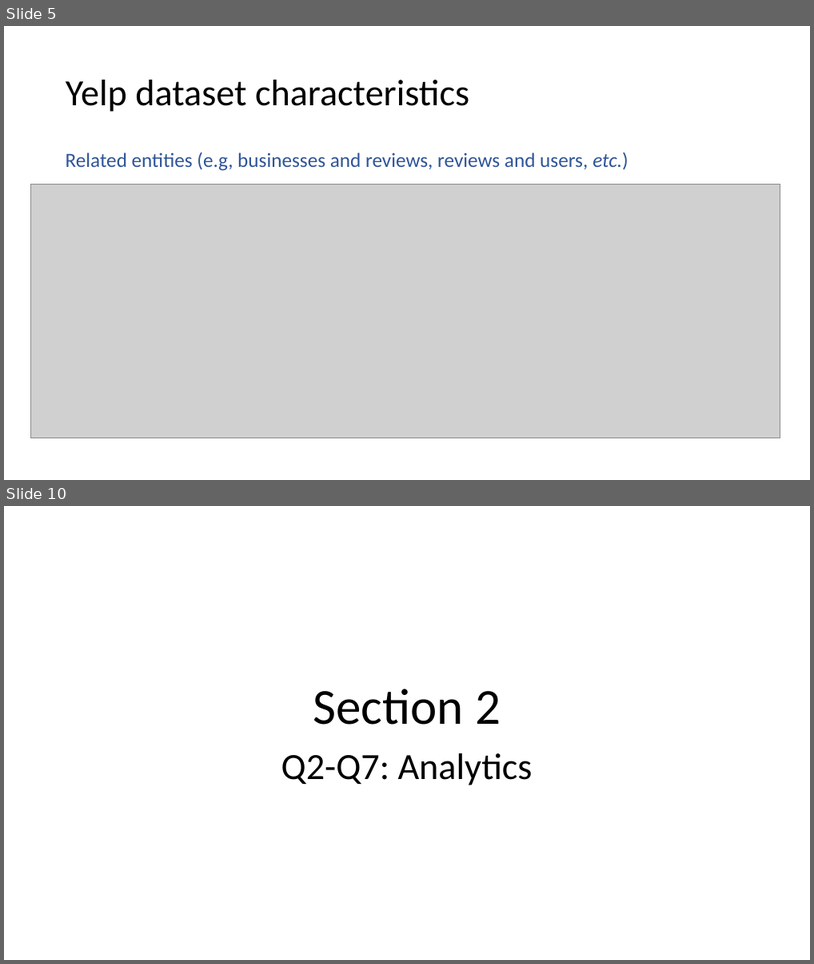
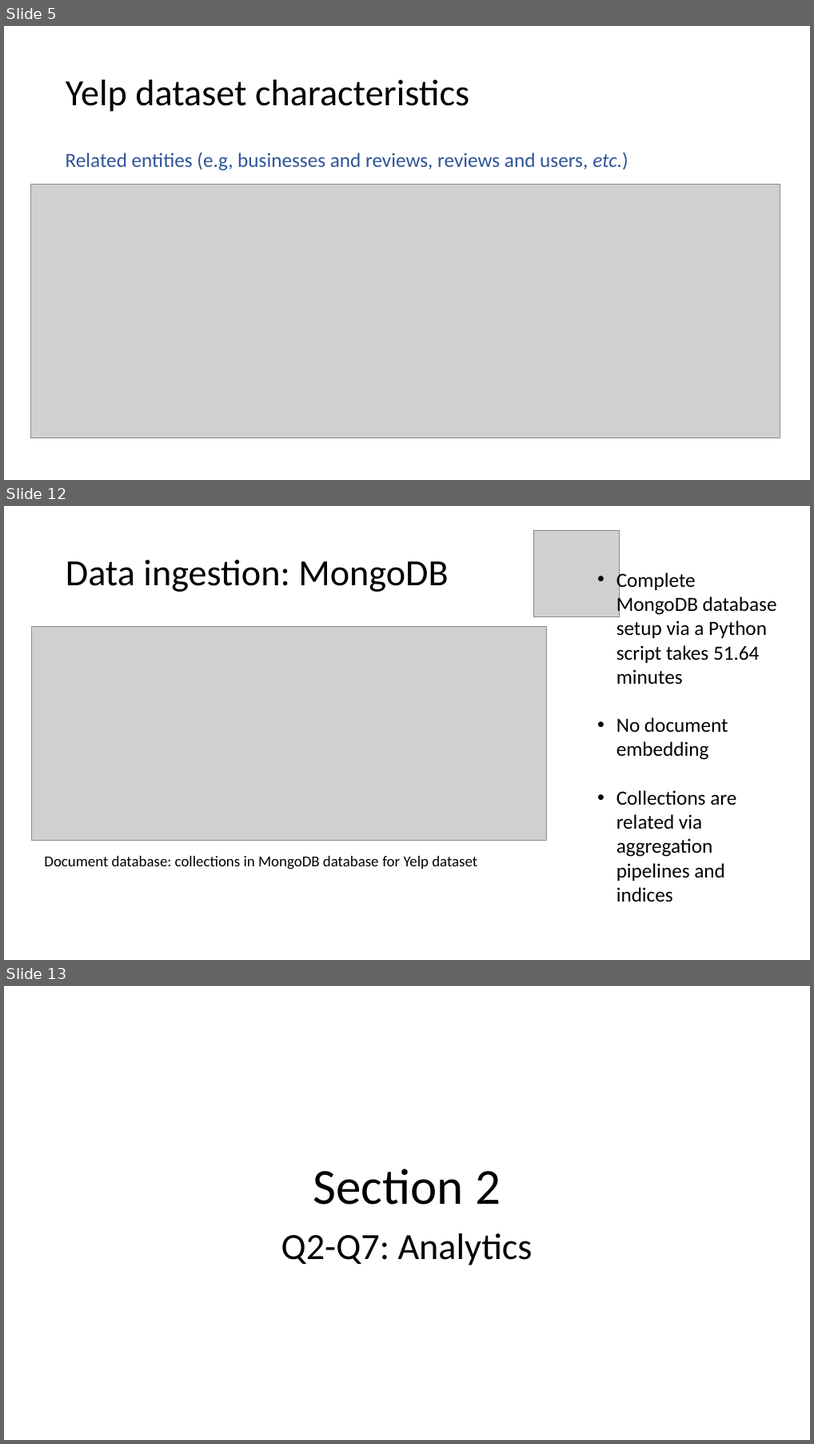
Before and after one commit to stepan-o/lift, a slide deck: presentations/Yelp_dataset_results.pptx. Shown one above the other, each under a label of ours: slides 5 and 10 before the commit, slides 5, 12 and 13 after it; the slides between them are not shown. The pictures are 814x964 and 814x1444 pixels, drawn with LibreOffice and Linux fonts; fonts in the diff are those of the drawing; grey boxes stand for pictures. Boxes give left, top, right and bottom in pixels: in the first picture for what was removed or moved away, otherwise in the second. Text is boxed around its words. In the diff, an @@ line names an element or a change of style, - is before the commit and + after.

```diff
--- a/presentations/Yelp_dataset_results.pptx
+++ b/presentations/Yelp_dataset_results.pptx
@@ slide 12 added at <box>4,506,810,960</box>, background #FFFFFF @@
@@ picture added at <box>534,530,621,616</box> @@
@@ title added at <box>66,560,448,592</box>, 44 pt, text #000000 @@
+Data ingestion: MongoDB
@@ text added at <box>617,570,778,902</box>, 24 pt, text #000000 @@
+• Complete MongoDB database setup via a Python script takes 51.64 minutes
+• No document embedding
+• Collections are related via aggregation pipelines and indices
@@ picture added at <box>31,626,546,840</box> @@
@@ text added at <box>44,856,478,869</box>, 18 pt, text #000000 @@
+Document database: collections in MongoDB database for Yelp dataset
@@ what was slide 10 is now slide 13 @@
```
Also in this commit, not shown: 3 slides changed, 3 other slides added, 1 slide removed.
